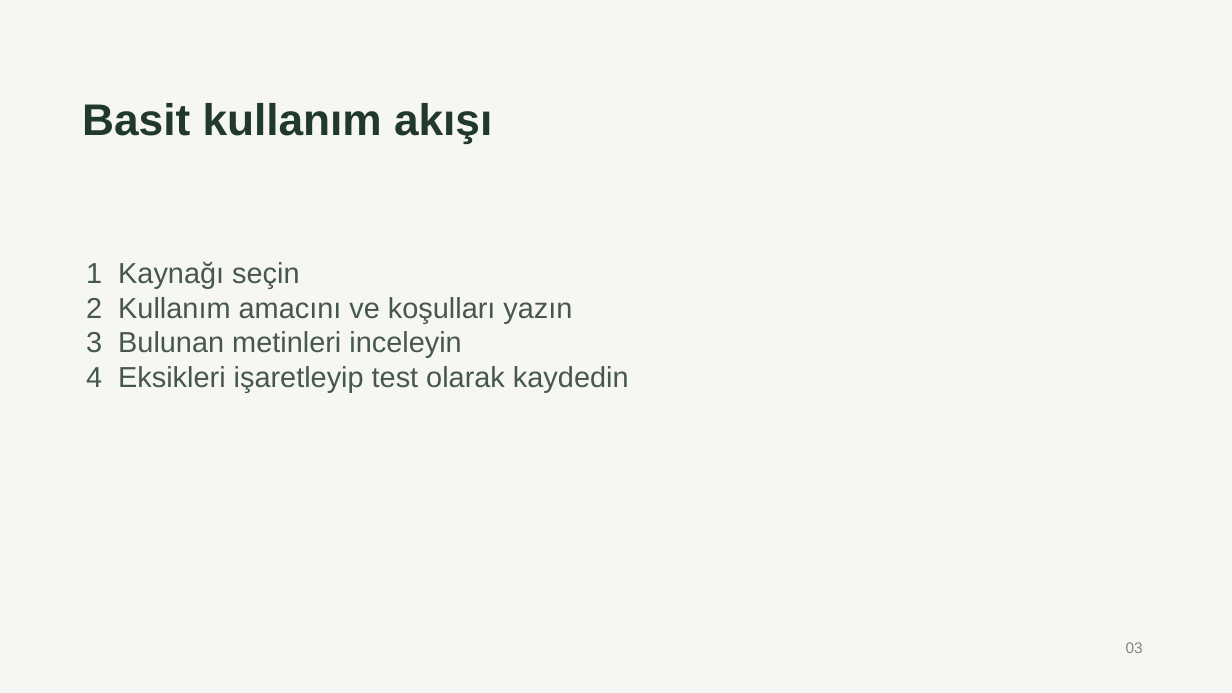
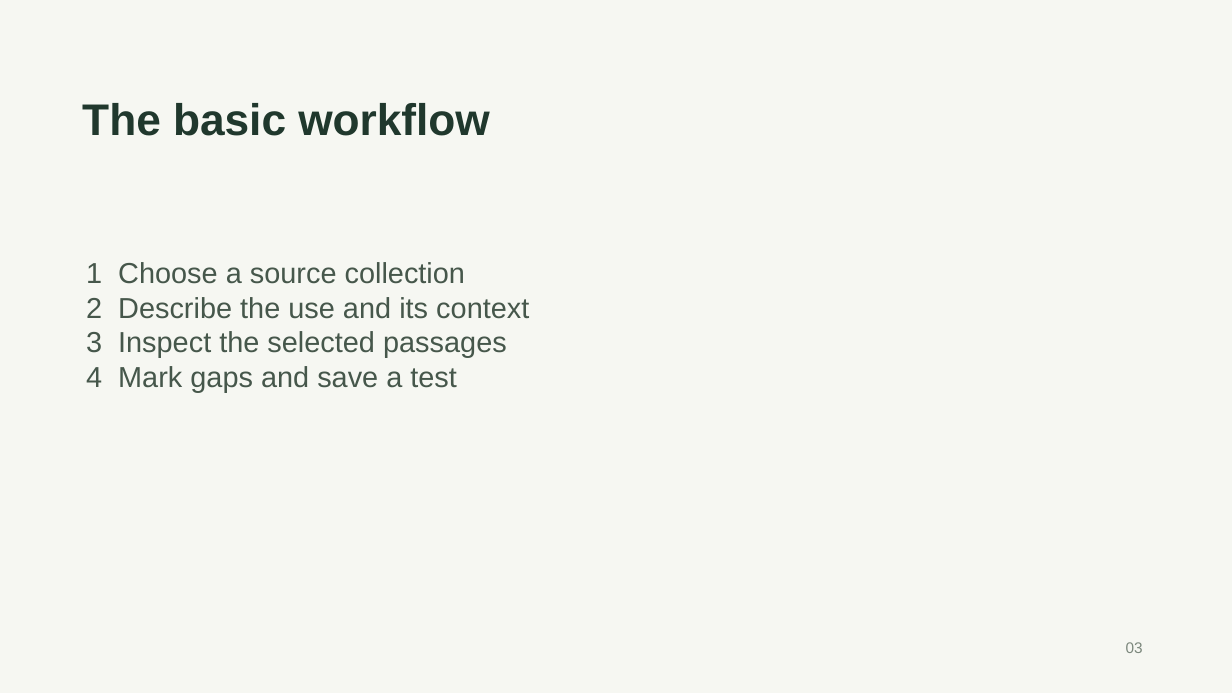
Before and after one commit to for-aiur/ai-act-copilot, a slide deck: slide 3 of docs/presentation/AI-Act-Copilot-M1.pptx. Drawn at 1232x693 pixels with LibreOffice and Linux fonts; fonts in the diff are those of the drawing. Boxes give left, top, right and bottom in pixels: in the first picture for what was removed or moved away, otherwise in the second. Text is boxed around its words. In the diff, an @@ line names an element or a change of style, - is before the commit and + after.

```diff
--- a/docs/presentation/AI-Act-Copilot-M1.pptx
+++ b/docs/presentation/AI-Act-Copilot-M1.pptx
@@ text at [82,103,490,136]: text changed @@
-Basit kullanım akışı
+The basic workflow
@@ text at [86,262,529,393]: text changed @@
-1 Kaynağı seçin
-2 Kullanım amacını ve koşulları yazın
-3 Bulunan metinleri inceleyin
-4 Eksikleri işaretleyip test olarak kaydedin
+1 Choose a source collection
+2 Describe the use and its context
+3 Inspect the selected passages
+4 Mark gaps and save a test
```
Also in this commit, not shown: 3 other slides changed, 8 slides added, 8 slides removed, 4 other files.
